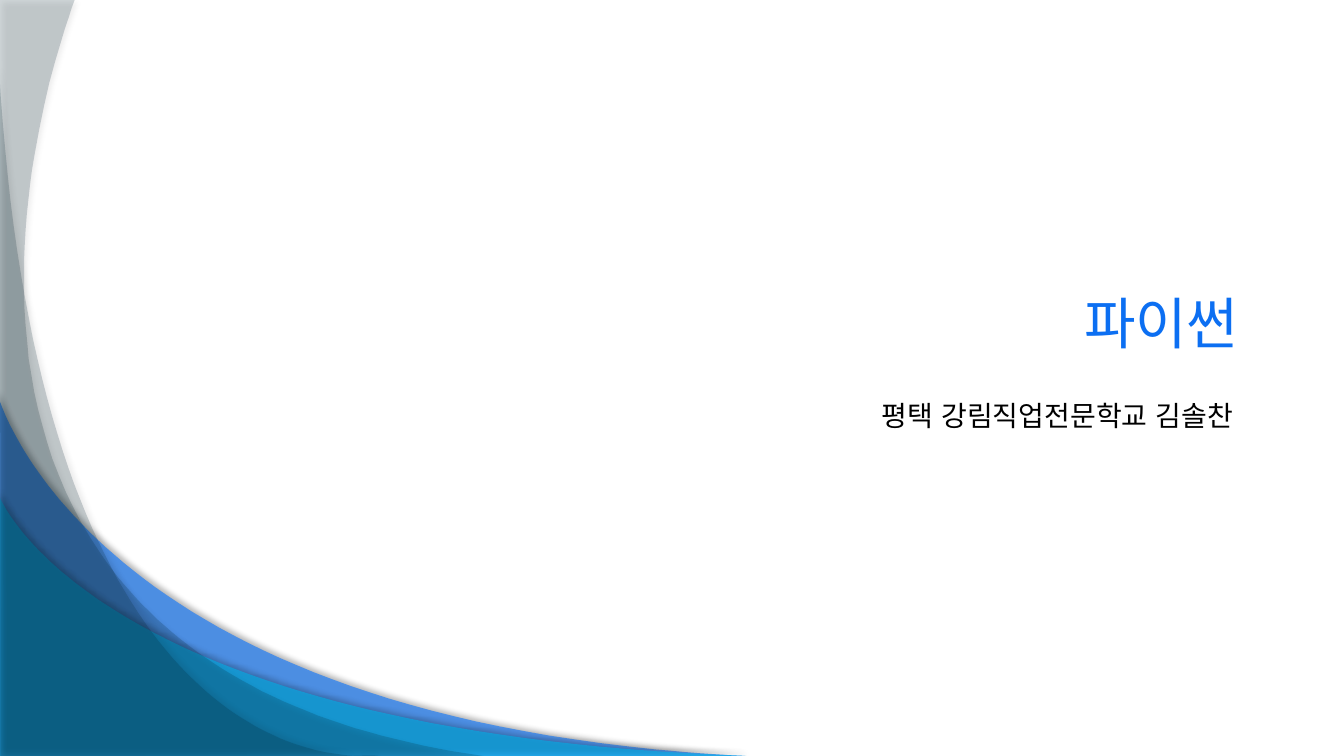
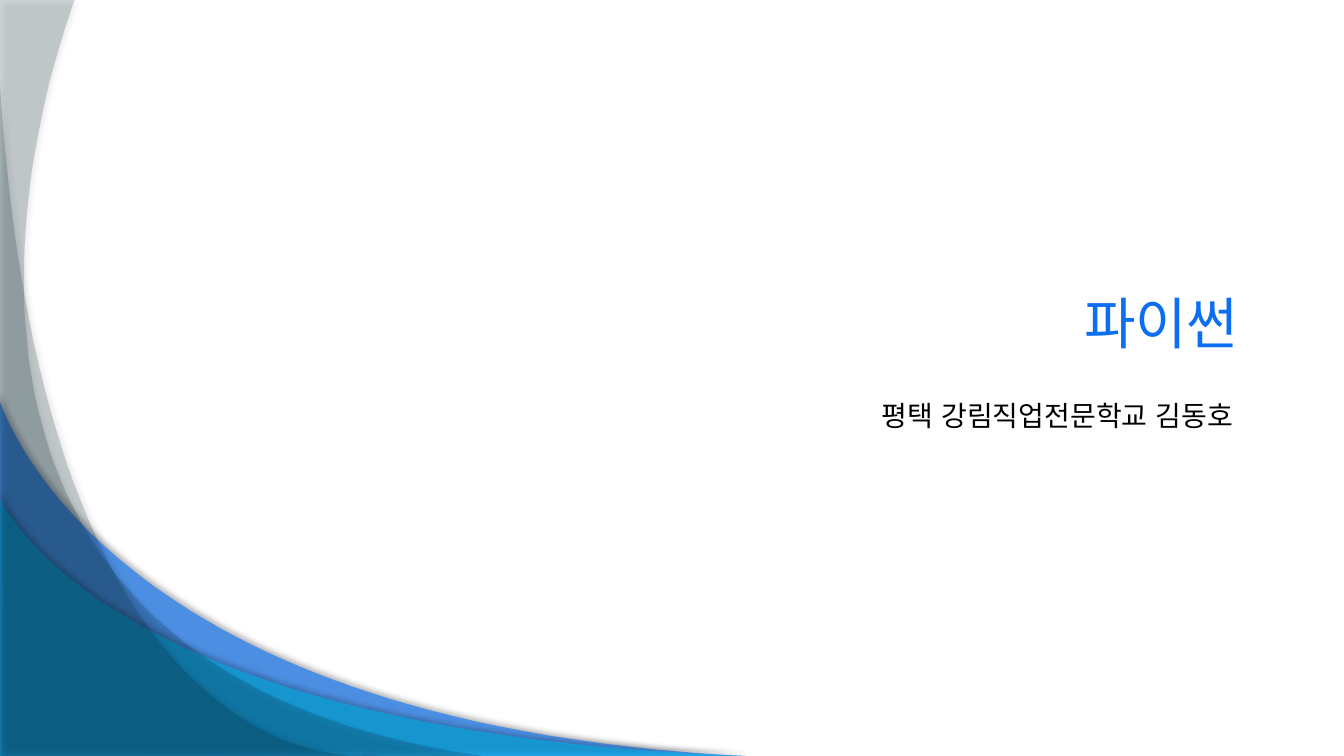
Before and after one commit to KIM-1994/HOya, a slide deck: slide 1 of 파이썬/파이썬.pptx. Drawn at 1344x756 pixels with LibreOffice and Linux fonts; fonts in the diff are those of the drawing. Boxes give left, top, right and bottom in pixels: in the first picture for what was removed or moved away, otherwise in the second. Text is boxed around its words. In the diff, an @@ line names an element or a change of style, - is before the commit and + after.

Commit message:
python

```diff
--- a/파이썬/파이썬.pptx
+++ b/파이썬/파이썬.pptx
@@ text at [882, 402, 1233, 429]: text changed @@
-평택 강림직업전문학교 김솔찬
+평택 강림직업전문학교 김동호
```
